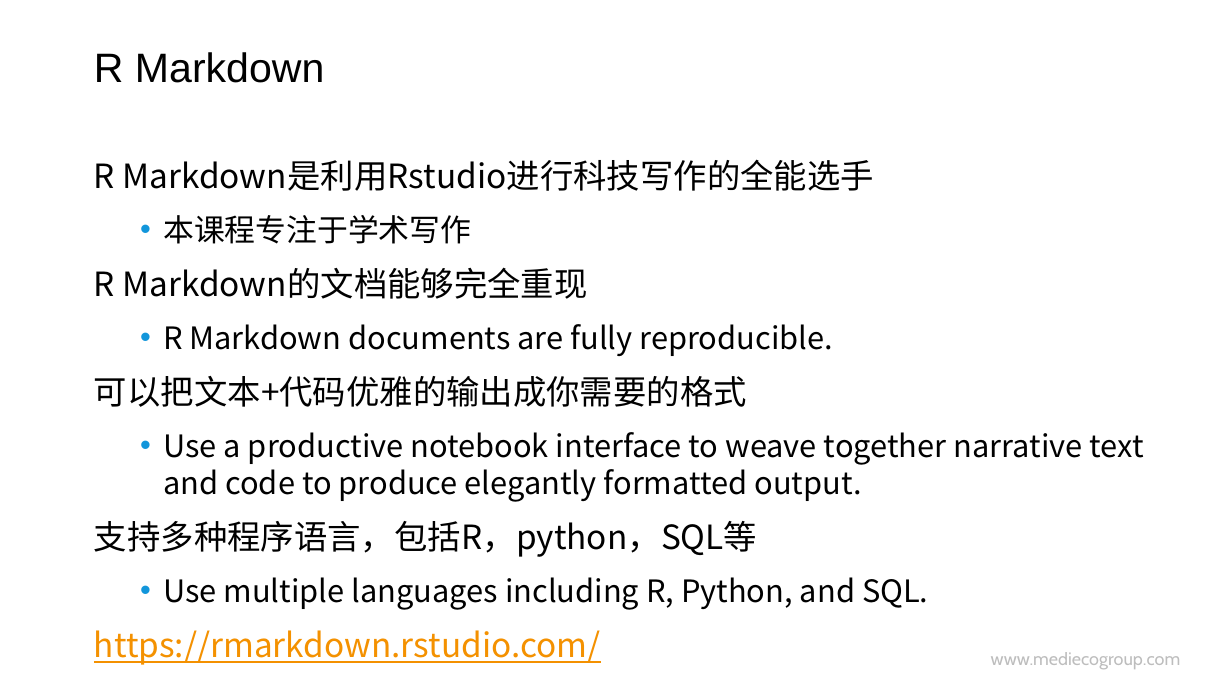
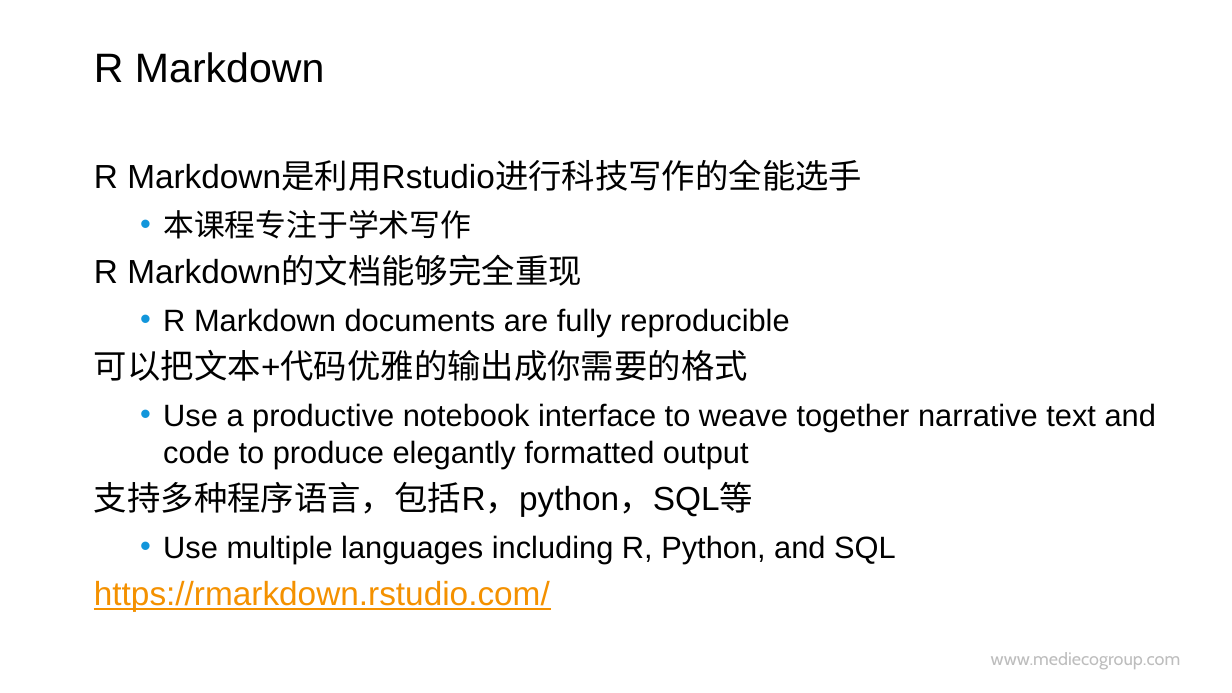
Before and after one commit to hao203/rmd_china, a slide deck: slide 7 of slides/00.Introduction/00-Intro.pptx. Drawn at 1232x693 pixels with LibreOffice and Linux fonts; fonts in the diff are those of the drawing; background and template pictures are left out. Boxes give left, top, right and bottom in pixels: in the first picture for what was removed or moved away, otherwise in the second. Text is boxed around its words. In the diff, an @@ line names an element or a change of style, - is before the commit and + after.

```diff
--- a/slides/00.Introduction/00-Intro.pptx
+++ b/slides/00.Introduction/00-Intro.pptx
@@ background #CCE8CF to #FFFFFF @@
@@ text at (94,162,862,611): font Noto Sans CJK SC to Arial in "R Markdown是利用Rstudio进行科技写作的全能选手", "本课程专注于学术写作", "R Markdown的文档能够完全重现", "可以把文本+代码优雅的输出成你需要的格式" and 2 more places; less space between paragraphs @@
@@ text at (163,308,790,337): text changed; font Noto Sans CJK SC to Arial @@
-  • R Markdown documents are fully reproducible.
+  • R Markdown documents are fully reproducible
@@ text at (163,403,1156,469): text changed; font Noto Sans CJK SC to Arial @@
-  • Use a productive notebook interface to weave together narrative text and code to produce elegantly formatted output.
+  • Use a productive notebook interface to weave together narrative text and code to produce elegantly formatted output
@@ text at (163,535,896,564): text changed; font Noto Sans CJK SC to Arial @@
-  • Use multiple languages including R, Python, and SQL.
+  • Use multiple languages including R, Python, and SQL
```
Also in this commit, not shown: 20 other slides changed, 1 slide added, 1 slide removed, 8 other files.
